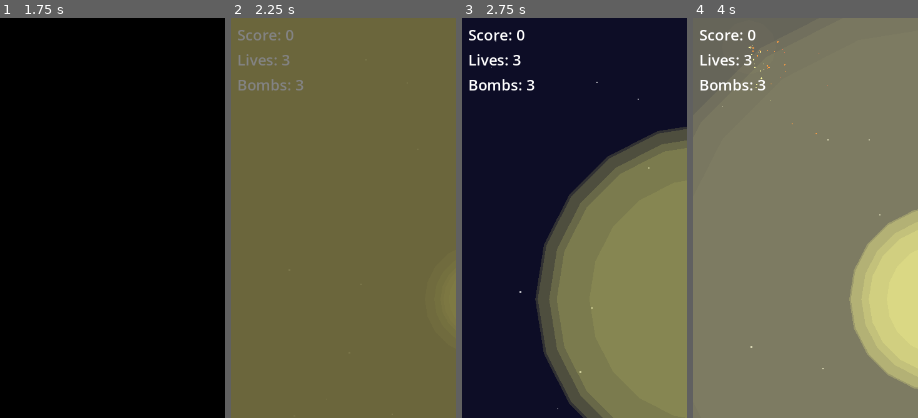
Above: before the commit, frames 1-4 (left to right).
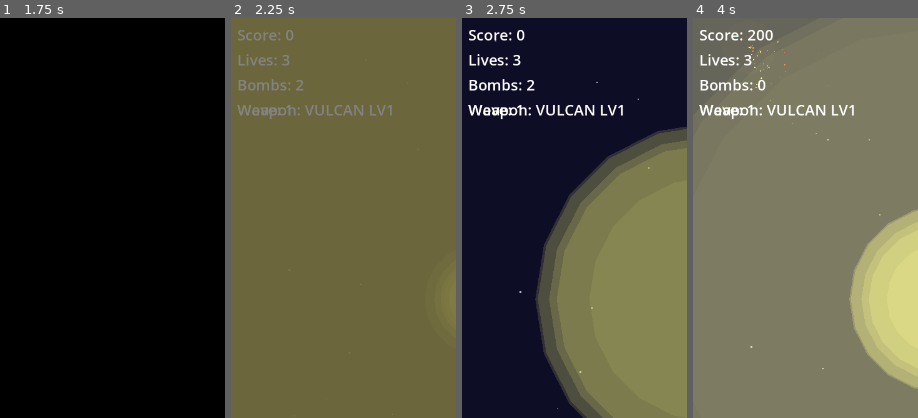
Above: after the commit, the same moments.

Repository: stphung/continuum
Game: Godot game, scene res://scenes/main/Main.tscn
Same seed, same stepped clock (60 frames per second), same inputs: the game is played once before the commit and once after it.
Inputs (mouse positions are % of the whole screen's width and height, from its top left):
- Up to frame 1 (1.75 s): tap Enter (ui_accept) at 0.5, 0.77 s; move the mouse to (72, 45) at 0.52 s; hold D (move_right) 0.53-1.25 s; hold X (bomb) 0.53-1.25 s; click "START GAME" at 1.25 s
- Up to frame 2 (2.25 s): tap Enter (ui_accept) at 2 s; move the mouse to (30, 55) at 2.02 s; hold S (move_down) from 2.03 s (still down); tap X (bomb) at 2.1 s
- Up to frame 3 (2.75 s): keep holding S (move_down); tap Enter (ui_accept) at 2.27 s
- Up to frame 4 (4 s): move the mouse to (60, 28) at 2.77 s; release S (move_down) at 2.78 s; hold D (move_right) 2.78-3.53 s; hold Space (shoot) 2.78-3.53 s; tap X (bomb) at 3.05, 3.6 s; move the mouse to (45, 70) at 3.52 s; hold W (move_up) from 3.53 s (still down); tap Enter (ui_accept) at 3.77 s
The pictures show only the part of the screen within x 0-50%, y 0-50%; the shares and areas given below are measured in that part.

Frame 1 is identical in both runs. In frame 2, 0.8% of the frame differs, in the area x 2-72%, y 16-26%; in frame 3, 1.0%; in frame 4, 1.2%, in the area x 2-72%, y 3-26%.
Error before the commit: Invalid assignment of property or key 'text' with value of type 'String' on a base object of type 'null instance'. (res://scripts/main/Game.gd:297)

Commit message:
Fix test failures by adding missing UI elements and score system
- Add missing WaveLabel node to Game.tscn scene
- Add score property to Game class with initial value of 0
- Implement score increment logic (+100 points per enemy destroyed)
- Add score display to UI update function
- All test suite failures now resolved (0 errors, 0 failures)

🤖 Generated with [Claude Code](https://claude.ai/code)

Co-Authored-By: Claude <noreply@anthropic.com>

Diff:
--- a/scenes/main/Game.tscn
+++ b/scenes/main/Game.tscn
@@ -64,6 +64,15 @@
 theme_override_font_sizes/font_size = 24
 text = "Bombs: 3"
 
+[node name="WaveLabel" type="Label" parent="UI/HUD"]
+layout_mode = 0
+offset_left = 10.0
+offset_top = 130.0
+offset_right = 200.0
+offset_bottom = 160.0
+theme_override_font_sizes/font_size = 24
+text = "Wave: 1"
+
 [node name="GameOverPanel" type="Panel" parent="UI"]
 visible = false
 layout_mode = 1
--- a/scripts/main/Game.gd
+++ b/scripts/main/Game.gd
@@ -6,6 +6,7 @@
 
 var lives = 3
 var bombs = 3
+var score = 0
 var game_over = false
 var current_player = null
 var starfield_background
@@ -110,6 +111,7 @@
 			starfield_background.set_star_speed(100 * speed_multiplier)
 
 func _on_enemy_destroyed(pos):
+	score += 100  # Add base score for enemy destruction
 	update_ui()
 	EffectManager.create_explosion("enemy_destroy", pos, $Effects)
 
@@ -294,6 +296,7 @@
 		current_player = null
 
 func update_ui():
+	$UI/HUD/ScoreLabel.text = "Score: " + str(score)
 	$UI/HUD/WaveLabel.text = "Wave: " + str(EnemyManager.get_current_wave())
 	$UI/HUD/LivesLabel.text = "Lives: " + str(lives)
 	$UI/HUD/BombsLabel.text = "Bombs: " + str(bombs)
